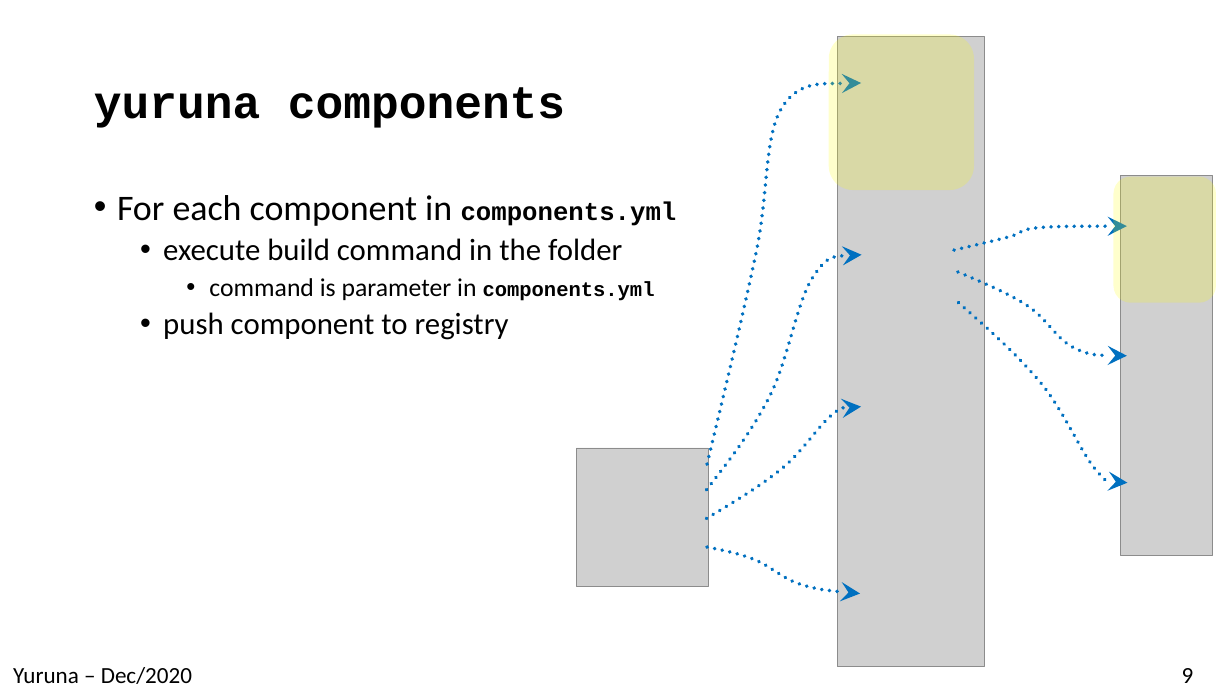
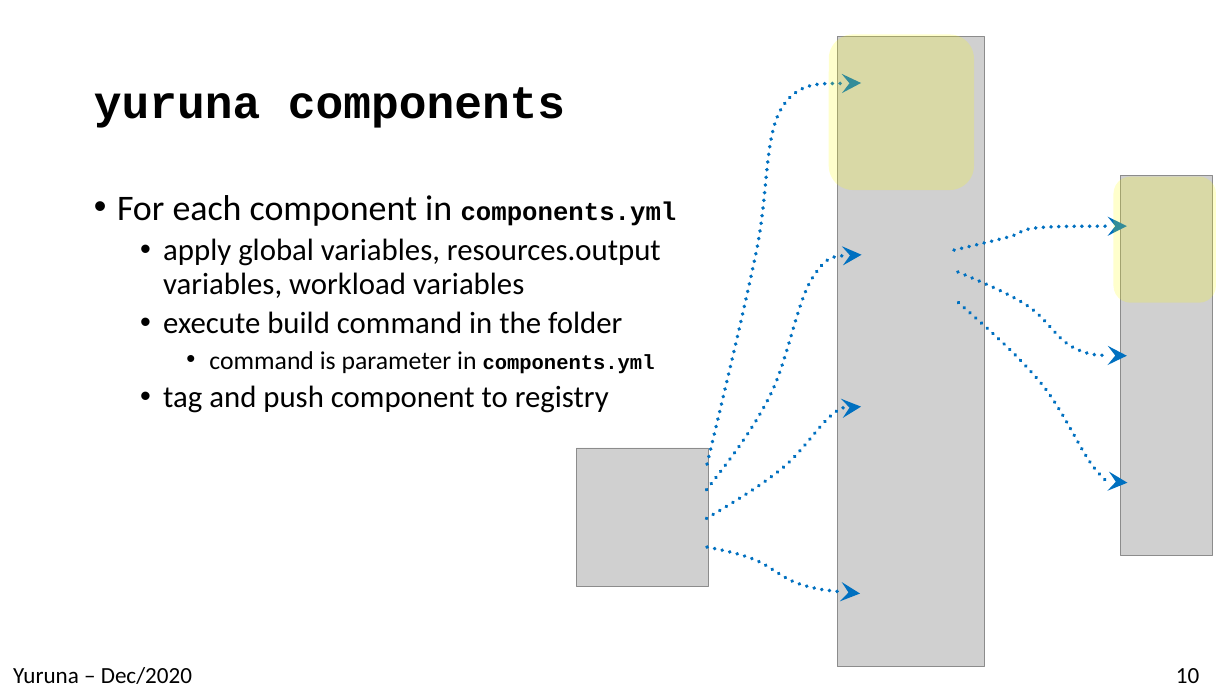
Before and after one commit to alissonsol/Archive, a slide deck: slide 10 of docs/yuruna.pptx (slide 9 before the commit). Drawn at 1232x693 pixels with LibreOffice and Linux fonts; fonts in the diff are those of the drawing; grey boxes stand for pictures. Boxes give left, top, right and bottom in pixels: in the first picture for what was removed or moved away, otherwise in the second. Text is boxed around its words. In the diff, an @@ line names an element or a change of style, - is before the commit and + after.

```diff
--- a/docs/yuruna.pptx
+++ b/docs/yuruna.pptx
@@ text at [163,238,661,298]: paragraph added @@
+  • apply global variables, resources.output
+    variables, workload variables
@@ text at [163,385,609,413]: text changed @@
-  • push component to registry
+  • tag and push component to registry
@@ page number at [1176,668,1199,683]: text changed @@
-9
+10
```
Also in this commit, not shown: 6 other slides changed, 1 slide added, 42 other files.
